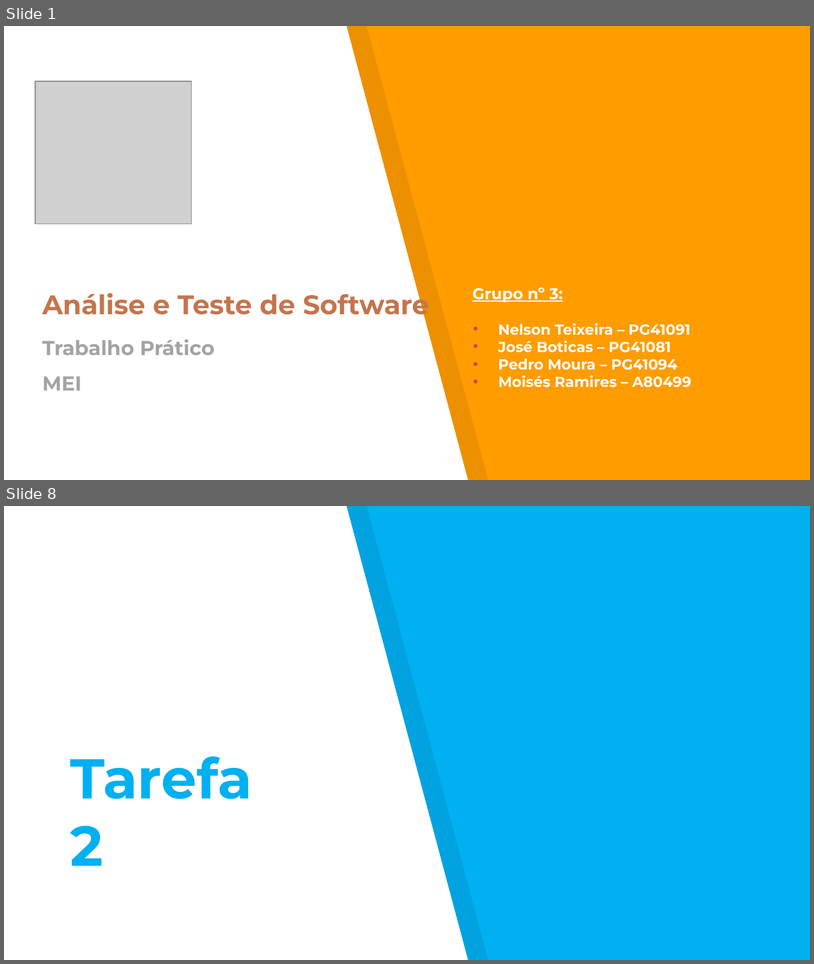
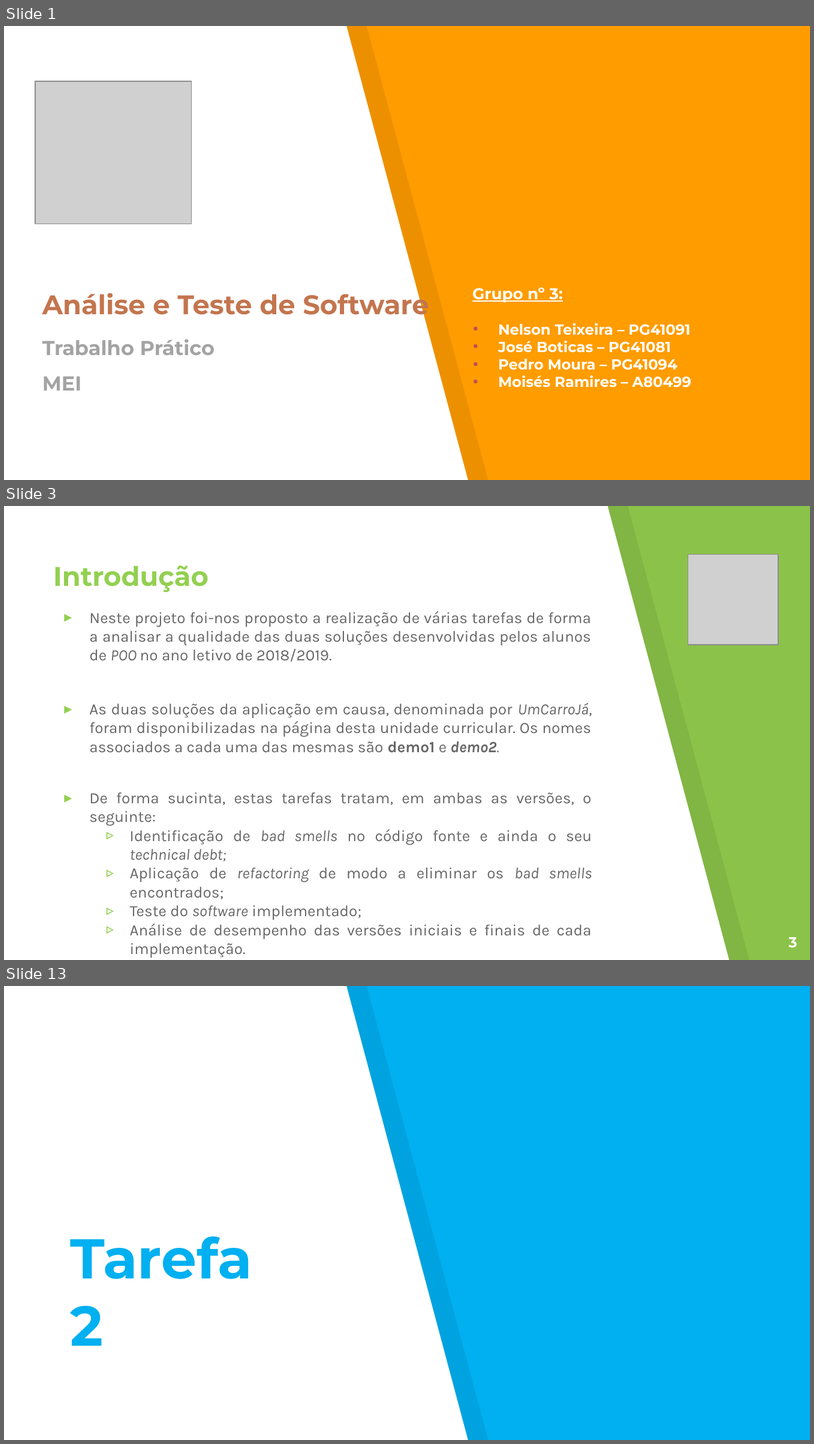
Before and after one commit to Nelson198/ATS, a slide deck: Apresentação.pptx. Shown one above the other, each under a label of ours: slides 1 and 8 before the commit, slides 1, 3 and 13 after it; the slides between them are not shown. The pictures are 814x964 and 814x1444 pixels, drawn with LibreOffice and Linux fonts; fonts in the diff are those of the drawing; grey boxes stand for pictures. Boxes give left, top, right and bottom in pixels: in the first picture for what was removed or moved away, otherwise in the second. Text is boxed around its words. In the diff, an @@ line names an element or a change of style, - is before the commit and + after.

Commit message:
#71 Commit: Relatório + PPT     --> Correção de uma gralha no relatório;     --> PPT: Introdução e Tarefa 1.

```diff
--- a/Apresentação.pptx
+++ b/Apresentação.pptx
@@ slide 3 added at [4, 506, 810, 960], background #8BC34A @@
@@ freeform shape added at [4, 506, 730, 960], fill #FFFFFF @@
@@ freeform shape added at [24, 506, 750, 960], fill #000000 at 7% opacity @@
@@ picture added at [689, 555, 779, 645] @@
@@ title added at [53, 565, 209, 592], 24 pt, text #92D050, bold @@
+Introdução
@@ text added at [89, 611, 593, 939], 14 pt, text #666666 @@
+▸ Neste projeto foi-nos proposto a realização de várias tarefas de forma a analisar a qualidade das duas soluções desenvolvidas pelos alunos de POO no ano letivo de 2018/2019.
+▸ As duas soluções da aplicação em causa, denominada por UmCarroJá, foram disponibilizadas na página desta unidade curricular. Os nomes associados a cada uma das mesmas são demo1 e demo2.
+▸ De forma sucinta, estas tarefas tratam, em ambas as versões, o seguinte:
+  ▹ Identificação de bad smells no código fonte e ainda o seu technical debt;
+  ▹ Aplicação de refactoring de modo a eliminar os bad smells encontrados;
+  ▹ Teste do software implementado;
+  ▹ Análise de desempenho das versões iniciais e finais de cada implementação.
@@ page number added at [789, 937, 797, 948], 13 pt, text #FFFFFF, bold @@
+3
@@ what was slide 8 is now slide 13 @@
```
Also in this commit, not shown: 5 slides changed, 6 other slides added, 2 slides removed, 2 other files.
